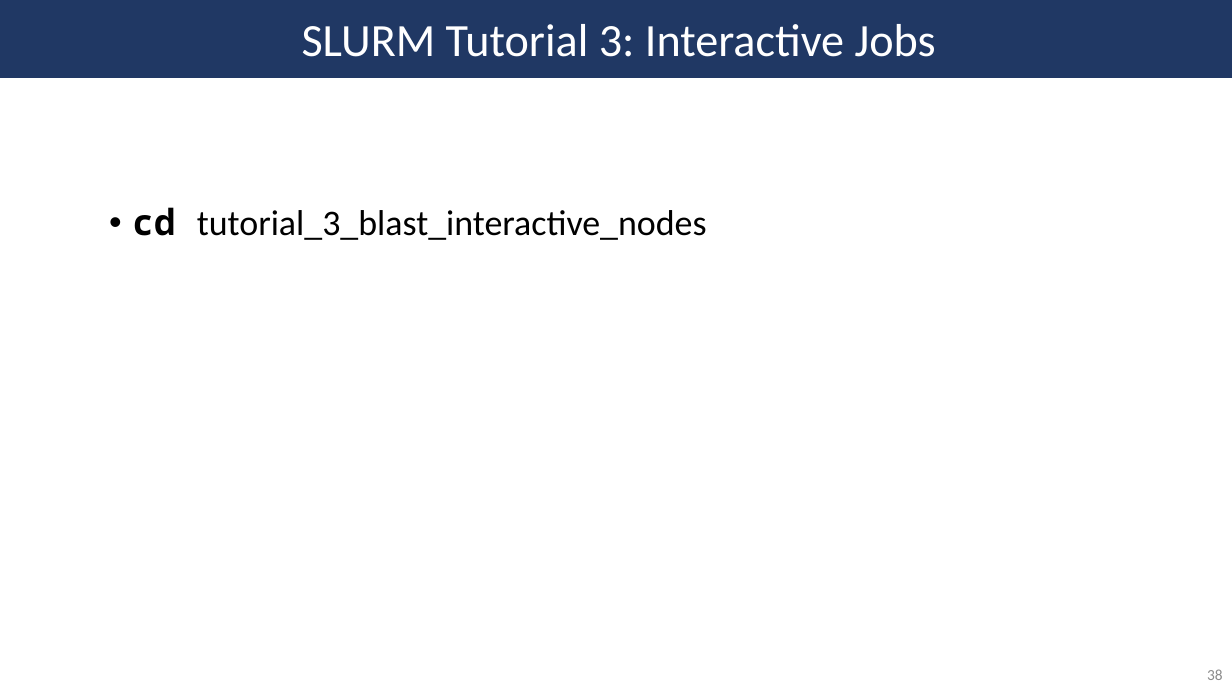
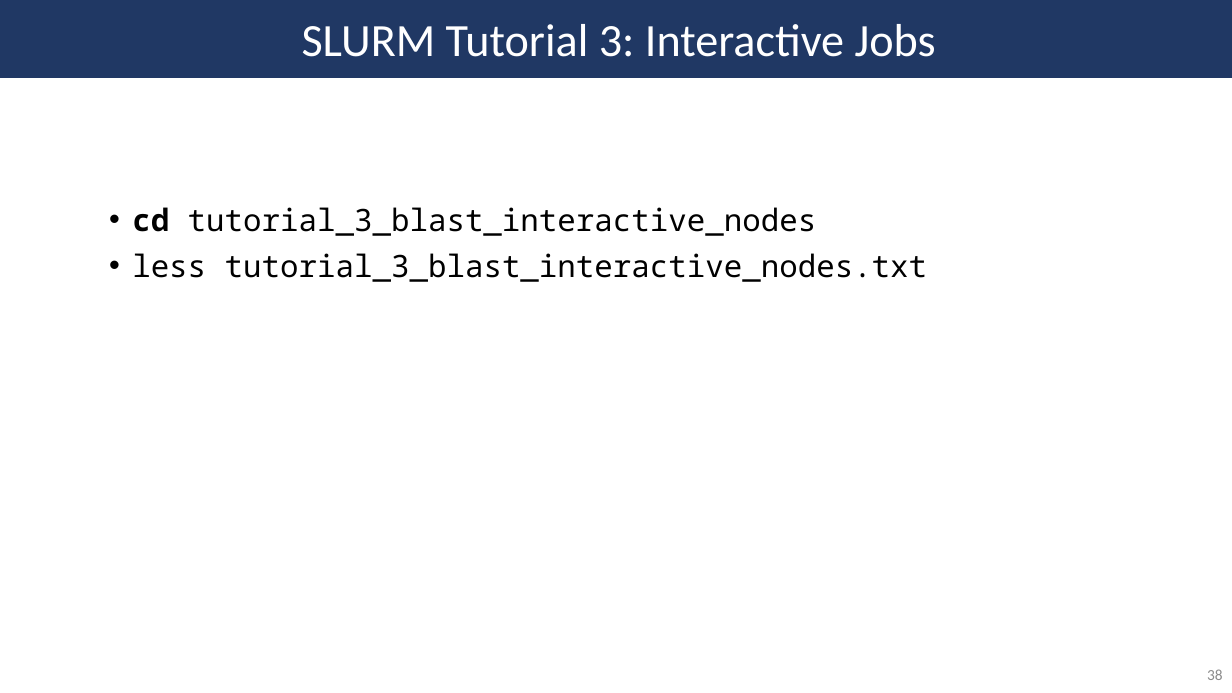
Before and after one commit to SycuroLab/arc_best_practices, a slide deck: slide 38 of arc_best_practices_presentation.pptx. Drawn at 1232x693 pixels with LibreOffice and Linux fonts; fonts in the diff are those of the drawing. Boxes give left, top, right and bottom in pixels: in the first picture for what was removed or moved away, otherwise in the second. Text is boxed around its words. In the diff, an @@ line names an element or a change of style, - is before the commit and + after.

```diff
--- a/arc_best_practices_presentation.pptx
+++ b/arc_best_practices_presentation.pptx
@@ text at (x1=132, y1=207, x2=817, y2=236): size 28 to 24 pt in "cd tutorial_3_blast_interactive_nodes"; font Calibri to Noto Sans Mono in "tutorial_3_blast_interactive_nodes" @@
@@ text at (x1=132, y1=253, x2=927, y2=282): paragraph added @@
+• less tutorial_3_blast_interactive_nodes.txt
```
Also in this commit, not shown: 14 other slides changed.
